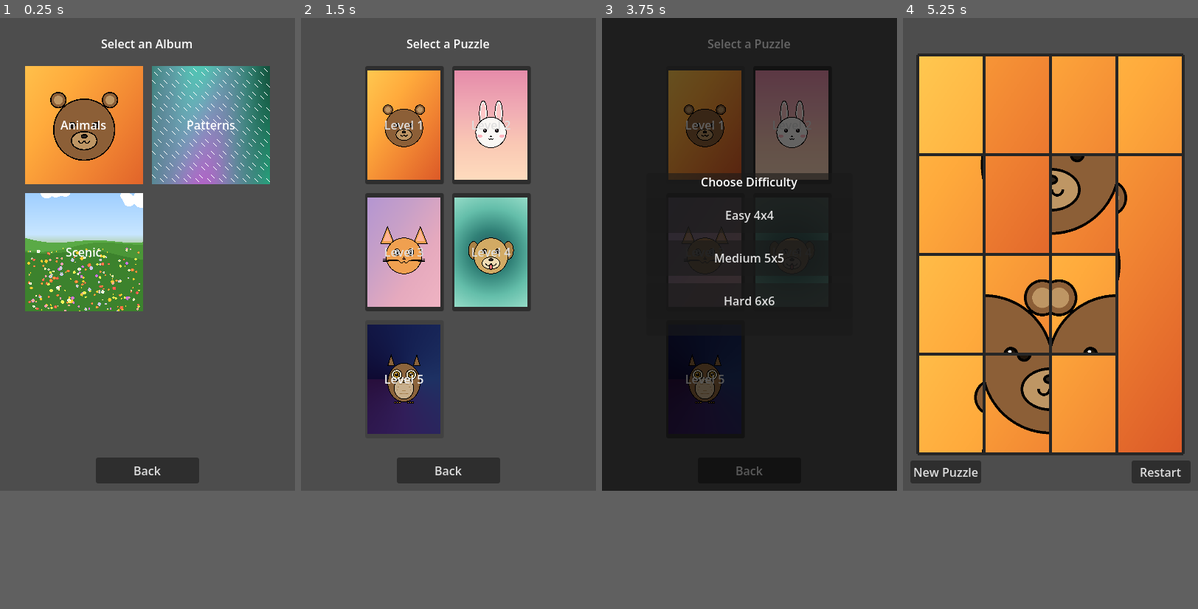
Above: before the commit, frames 1-4 (left to right).
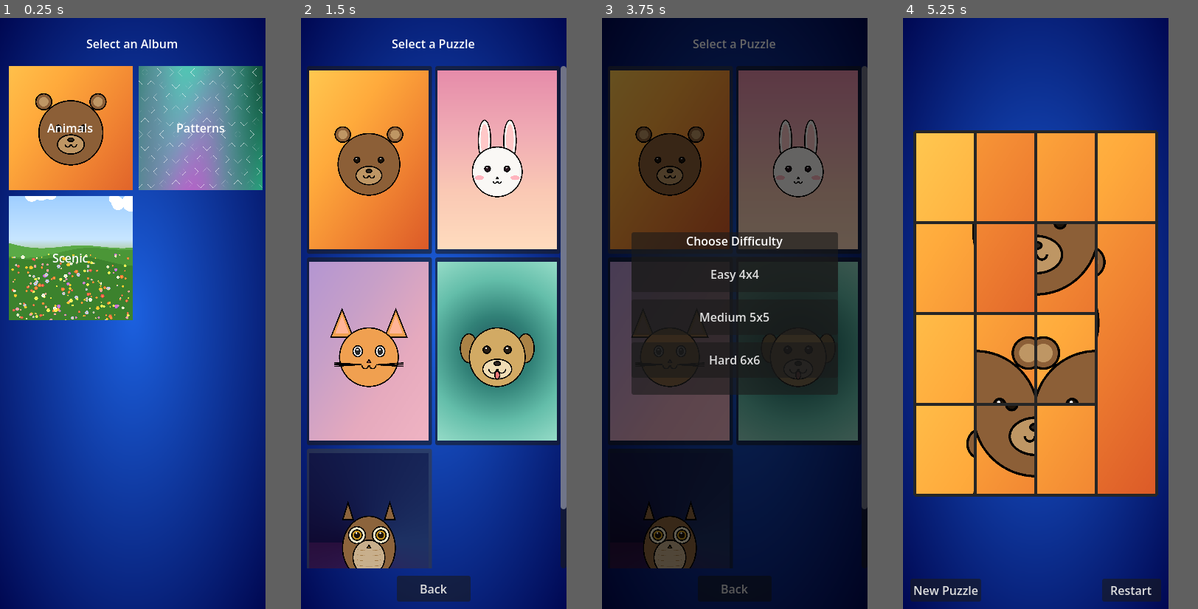
Above: after the commit, the same moments.

Repository: Gare22/Picture-Stitch-Puzzle
Game: Godot game, scene res://album_select.tscn
The game is run twice, just before and just after one commit, with the same random seed, the same clock (stepped at 60 frames per second) and the same inputs.
Inputs (mouse positions are in pixels of both pictures, inside the frame that each line leads up to):
- Up to frame 1 (0.25 s): no input
- Up to frame 2 (1.5 s): click (448, 473) at 0.5 s, where only the run before the commit has a clickable "Back"; click (383, 124) at 1.27 s
- Up to frame 3 (3.75 s): click "Back" at 2 s; click (681, 106) at 2.77 s; click (705, 124) at 3.5 s, where only the run before the commit has a clickable "Level 1"
- Up to frame 4 (5.25 s): click (1006, 124) at 4.25 s, where only the run before the commit has a clickable "Level 1"; click "Easy 4x4" at 5 s
In our replay, the window is 400x640 before the commit and 360x800 after it. These sizes can differ from the game's own. Grey fills any space a smaller window leaves; there, only what the larger window draws over its background counts as a difference.

The runs differ from the first frame. In frame 1, 59% of the frame differs, in the area x 0-92%, y 0-100%; in frame 2, 82%, in the area x 0-90%, y 0-100%; in frame 3, 47%; in frame 4, 69%.

Commit message:
feat: enlarge selection grids, style scrollbars, add radial gradient background
- Album and puzzle selection grids now fill the screen width (8px edge gap,
  8px/5px grid separation) with cells/buttons expanding to column width
- Album covers get rounded corners (12px radius) via StyleBoxFlat + clip
- Puzzle buttons no longer show the 'Level N' title text
- Vertical scrollbars restyled as 8px plain rectangles hugging the right edge
- Add shared radial gradient background (assets/background_gradient.tres)
  applied to album select, puzzle select, and puzzle game screens
- Adjust design viewport to 360x800

Diff:
--- a/album_select.gd
+++ b/album_select.gd
@@ -6,7 +6,9 @@
 @onready var grid: GridContainer = $ScrollContainer/VBox/GridContainer
 @onready var back_button: Button = $BackButton
 
-const THUMB_SIZE := Vector2(160, 160)
+const EDGE_GAP := 8.0
+const COL_SEP := 8.0
+const COLUMNS := 2
 
 ## Seconds between cover changes per album.
 const COVER_INTERVAL := 15.0
@@ -14,6 +16,12 @@
 const COVER_STAGGER := 5.0
 ## Crossfade duration in seconds (old cover fades out as new fades in).
 const COVER_FADE_TIME := 1.0
+
+
+func _cell_size() -> Vector2:
+	var vp_w: float = get_viewport_rect().size.x
+	var col_w := (vp_w - EDGE_GAP * 2.0 - COL_SEP * (COLUMNS - 1)) / COLUMNS
+	return Vector2(col_w, col_w)
 
 
 func _ready() -> void:
@@ -35,9 +43,15 @@
 
 func _build_cover_cell(album: Dictionary, index: int) -> Control:
 	var cell := Control.new()
-	cell.custom_minimum_size = THUMB_SIZE
-	cell.size_flags_horizontal = Control.SIZE_SHRINK_CENTER
-	cell.size_flags_vertical = Control.SIZE_SHRINK_CENTER
+	cell.custom_minimum_size = _cell_size()
+	cell.size_flags_horizontal = Control.SIZE_EXPAND_FILL
+	cell.size_flags_vertical = Control.SIZE_EXPAND_FILL
+
+	var style := StyleBoxFlat.new()
+	style.bg_color = Color(0, 0, 0, 0)
+	style.set_corner_radius_all(12)
+	cell.add_theme_stylebox_override("panel", style)
+	cell.clip_contents = true
 
 	var cover_old := TextureRect.new()
 	cover_old.set_anchors_preset(Control.PRESET_FULL_RECT)
--- a/album_select.tscn
+++ b/album_select.tscn
@@ -1,9 +1,10 @@
 [gd_scene format=3 uid="uid://lbumselect01"]
 
-[ext_resource type="Script" path="res://album_select.gd" id="1_as"]
-[ext_resource type="Script" path="res://debug/multi_instance_window.gd" id="2_dbg"]
+[ext_resource type="Script" uid="uid://cykxi4nkknhtw" path="res://album_select.gd" id="1_as"]
+[ext_resource type="Script" uid="uid://ov0c85ywi23v" path="res://debug/multi_instance_window.gd" id="2_dbg"]
+[ext_resource type="Texture2D" uid="uid://byr71c5qfqt06" path="res://assets/background_gradient.tres" id="3_bg"]
 
-[node name="AlbumSelect" type="Control"]
+[node name="AlbumSelect" type="Control" unique_id=1836148606]
 layout_mode = 3
 anchors_preset = 15
 anchor_right = 1.0
@@ -12,7 +13,19 @@
 grow_vertical = 2
 script = ExtResource("1_as")
 
-[node name="Title" type="Label" parent="."]
+[node name="Background" type="TextureRect" parent="." unique_id=63967828]
+layout_mode = 1
+anchors_preset = 15
+anchor_right = 1.0
+anchor_bottom = 1.0
+grow_horizontal = 2
+grow_vertical = 2
+mouse_filter = 2
+texture = ExtResource("3_bg")
+expand_mode = 1
+stretch_mode = 6
+
+[node name="Title" type="Label" parent="." unique_id=1759766374]
 layout_mode = 1
 anchors_preset = 10
 anchor_right = 1.0
@@ -25,30 +38,30 @@
 horizontal_alignment = 1
 vertical_alignment = 1
 
-[node name="ScrollContainer" type="ScrollContainer" parent="."]
+[node name="ScrollContainer" type="ScrollContainer" parent="." unique_id=1865265365]
 layout_mode = 1
 anchors_preset = 15
 anchor_right = 1.0
 anchor_bottom = 1.0
-offset_left = 16.0
+offset_left = 8.0
 offset_top = 65.0
-offset_right = -16.0
 offset_bottom = -55.0
 grow_horizontal = 2
 grow_vertical = 2
 
-[node name="VBox" type="VBoxContainer" parent="ScrollContainer"]
+[node name="VBox" type="VBoxContainer" parent="ScrollContainer" unique_id=1282662350]
 layout_mode = 2
 size_flags_horizontal = 3
 
-[node name="GridContainer" type="GridContainer" parent="ScrollContainer/VBox"]
+[node name="GridContainer" type="GridContainer" parent="ScrollContainer/VBox" unique_id=1538581140]
 layout_mode = 2
 size_flags_horizontal = 4
-theme_override_constants/h_separation = 12
-theme_override_constants/v_separation = 12
+theme_override_constants/h_separation = 8
+theme_override_constants/v_separation = 8
 columns = 2
 
-[node name="BackButton" type="Button" parent="."]
+[node name="BackButton" type="Button" parent="." unique_id=1618479630]
+visible = false
 layout_mode = 1
 anchors_preset = 12
 anchor_top = 1.0
@@ -62,5 +75,5 @@
 grow_vertical = 0
 text = "Back"
 
-[node name="DebugWindow" type="Node" parent="."]
+[node name="DebugWindow" type="Node" parent="." unique_id=251302199]
 script = ExtResource("2_dbg")
--- /dev/null
+++ b/assets/background_gradient.tres
@@ -0,0 +1,11 @@
+[gd_resource type="GradientTexture2D" format=3 uid="uid://byr71c5qfqt06"]
+
+[sub_resource type="Gradient" id="Gradient_bg"]
+colors = PackedColorArray(0.10980392, 0.38039216, 0.8784314, 1, 0, 0.03, 0.32, 1)
+
+[resource]
+gradient = SubResource("Gradient_bg")
+width = 540
+height = 1200
+fill = 1
+fill_from = Vector2(0.5, 0.5)
--- a/level_select.gd
+++ b/level_select.gd
@@ -10,10 +10,17 @@
 @onready var medium_button: Button = $DifficultyOverlay/Panel/VBox/MediumButton
 @onready var hard_button: Button = $DifficultyOverlay/Panel/VBox/HardButton
 
-const THUMB_SIZE := Vector2(160, 160)
+const EDGE_GAP := 8.0
+const COL_SEP := 5.0
+const COLUMNS := 2
 
 ## Index of the level the player tapped, held until a difficulty is chosen.
 var _pending_level_index: int = -1
+
+
+func _column_width() -> float:
+	var vp_w: float = get_viewport_rect().size.x
+	return (vp_w - EDGE_GAP * 2.0 - COL_SEP * (COLUMNS - 1)) / COLUMNS
 
 
 func _ready() -> void:
@@ -33,12 +40,13 @@
 	for i in range(count):
 		var level: Dictionary = LevelManager.levels[i]
 		var btn := Button.new()
-		btn.size_flags_horizontal = Control.SIZE_SHRINK_CENTER
-		btn.size_flags_vertical = Control.SIZE_SHRINK_CENTER
+		btn.size_flags_horizontal = Control.SIZE_EXPAND_FILL
+		btn.size_flags_vertical = Control.SIZE_EXPAND_FILL
 		btn.mouse_filter = Control.MOUSE_FILTER_PASS
 		btn.mouse_force_pass_scroll_events = true
 
 		# Load thumbnail texture
+		var col_w := _column_width()
 		var tex = load(level["path"]) as Texture2D
 		if tex != null:
 			btn.icon = tex
@@ -46,18 +54,16 @@
 			btn.icon_alignment = HORIZONTAL_ALIGNMENT_CENTER
 			btn.vertical_icon_alignment = VERTICAL_ALIGNMENT_CENTER
 
-			# Size the button to the image's aspect ratio so the whole
-			# picture fits inside the THUMB_SIZE bounding box.
+			# Size the button to fill the column width while preserving
+			# the image's aspect ratio.
 			var tex_size := tex.get_size()
 			if tex_size.x > 0.0 and tex_size.y > 0.0:
-				var fit_scale := minf(THUMB_SIZE.x / tex_size.x, THUMB_SIZE.y / tex_size.y)
-				btn.custom_minimum_size = Vector2(tex_size.x * fit_scale, tex_size.y * fit_scale)
+				var fit_scale := col_w / tex_size.x
+				btn.custom_minimum_size = Vector2(col_w, tex_size.y * fit_scale)
 			else:
-				btn.custom_minimum_size = THUMB_SIZE
+				btn.custom_minimum_size = Vector2(col_w, col_w)
 		else:
-			btn.custom_minimum_size = THUMB_SIZE
-
-		btn.text = level["name"]
+			btn.custom_minimum_size = Vector2(col_w, col_w)
 
 		var idx := i
 		btn.pressed.connect(func() -> void: _on_level_pressed(idx))
--- a/level_select.tscn
+++ b/level_select.tscn
@@ -1,6 +1,41 @@
 [gd_scene format=3 uid="uid://do4e6jms0sph3"]
 
 [ext_resource type="Script" uid="uid://cxauuqo6g17tu" path="res://level_select.gd" id="1_ls"]
+[ext_resource type="Texture2D" path="res://assets/background_gradient.tres" id="2_bg"]
+
+[sub_resource type="StyleBoxFlat" id="StyleBoxFlat_scroll_track"]
+bg_color = Color(0.85, 0.85, 0.85, 0.5)
+corner_radius_top_left = 0
+corner_radius_top_right = 0
+corner_radius_bottom_right = 0
+corner_radius_bottom_left = 0
+
+[sub_resource type="StyleBoxFlat" id="StyleBoxFlat_scroll_grabber"]
+bg_color = Color(0.45, 0.45, 0.45, 1)
+content_margin_left = 4.0
+content_margin_right = 4.0
+corner_radius_top_left = 0
+corner_radius_top_right = 0
+corner_radius_bottom_right = 0
+corner_radius_bottom_left = 0
+
+[sub_resource type="StyleBoxFlat" id="StyleBoxFlat_scroll_grabber_hl"]
+bg_color = Color(0.35, 0.35, 0.35, 1)
+content_margin_left = 4.0
+content_margin_right = 4.0
+corner_radius_top_left = 0
+corner_radius_top_right = 0
+corner_radius_bottom_right = 0
+corner_radius_bottom_left = 0
+
+[sub_resource type="StyleBoxFlat" id="StyleBoxFlat_scroll_grabber_pressed"]
+bg_color = Color(0.3, 0.3, 0.3, 1)
+content_margin_left = 4.0
+content_margin_right = 4.0
+corner_radius_top_left = 0
+corner_radius_top_right = 0
+corner_radius_bottom_right = 0
+corner_radius_bottom_left = 0
 
 [node name="LevelSelect" type="Control" unique_id=156040848]
 layout_mode = 3
@@ -10,6 +45,18 @@
 grow_horizontal = 2
 grow_vertical = 2
 script = ExtResource("1_ls")
+
+[node name="Background" type="TextureRect" parent="."]
+layout_mode = 1
+anchors_preset = 15
+anchor_right = 1.0
+anchor_bottom = 1.0
+grow_horizontal = 2
+grow_vertical = 2
+texture = ExtResource("2_bg")
+expand_mode = 1
+stretch_mode = 6
+mouse_filter = 2
 
 [node name="Title" type="Label" parent="." unique_id=1848227941]
 layout_mode = 1
@@ -29,12 +76,16 @@
 anchors_preset = 15
 anchor_right = 1.0
 anchor_bottom = 1.0
-offset_left = 16.0
+offset_left = 8.0
 offset_top = 65.0
-offset_right = -16.0
+offset_right = 0.0
 offset_bottom = -55.0
 grow_horizontal = 2
 grow_vertical = 2
+theme_override_styles/scroll = SubResource("StyleBoxFlat_scroll_track")
+theme_override_styles/grabber = SubResource("StyleBoxFlat_scroll_grabber")
+theme_override_styles/grabber_highlight = SubResource("StyleBoxFlat_scroll_grabber_hl")
+theme_override_styles/grabber_pressed = SubResource("StyleBoxFlat_scroll_grabber_pressed")
 
 [node name="VBox" type="VBoxContainer" parent="ScrollContainer" unique_id=905699353]
 layout_mode = 2
@@ -43,8 +94,8 @@
 [node name="GridContainer" type="GridContainer" parent="ScrollContainer/VBox" unique_id=186500959]
 layout_mode = 2
 size_flags_horizontal = 4
-theme_override_constants/h_separation = 12
-theme_override_constants/v_separation = 12
+theme_override_constants/h_separation = 5
+theme_override_constants/v_separation = 5
 columns = 2
 
 [node name="BackButton" type="Button" parent="." unique_id=1072905673]
--- a/project.godot
+++ b/project.godot
@@ -20,8 +20,8 @@
 
 [display]
 
-window/size/viewport_width=400
-window/size/viewport_height=640
+window/size/viewport_width=360
+window/size/viewport_height=800
 window/stretch/mode="viewport"
 window/stretch/aspect="expand"
 window/handheld/orientation=1
--- a/puzzle_game.tscn
+++ b/puzzle_game.tscn
@@ -2,9 +2,21 @@
 
 [ext_resource type="Script" uid="uid://dyqsfrnxmwjsu" path="res://puzzle_game.gd" id="1_fbgxn"]
 [ext_resource type="PackedScene" path="res://board/puzzle_board.tscn" id="2_i3a0x"]
+[ext_resource type="Texture2D" path="res://assets/background_gradient.tres" id="3_bg"]
 
 [node name="PuzzleGame" type="Node" unique_id=1092117998]
 script = ExtResource("1_fbgxn")
+
+[node name="Background" type="TextureRect" parent="."]
+anchors_preset = 15
+anchor_right = 1.0
+anchor_bottom = 1.0
+grow_horizontal = 2
+grow_vertical = 2
+texture = ExtResource("3_bg")
+expand_mode = 1
+stretch_mode = 6
+mouse_filter = 2
 
 [node name="PuzzleBoard" parent="." unique_id=1425944829 instance=ExtResource("2_i3a0x")]
 size_flags_horizontal = 4
